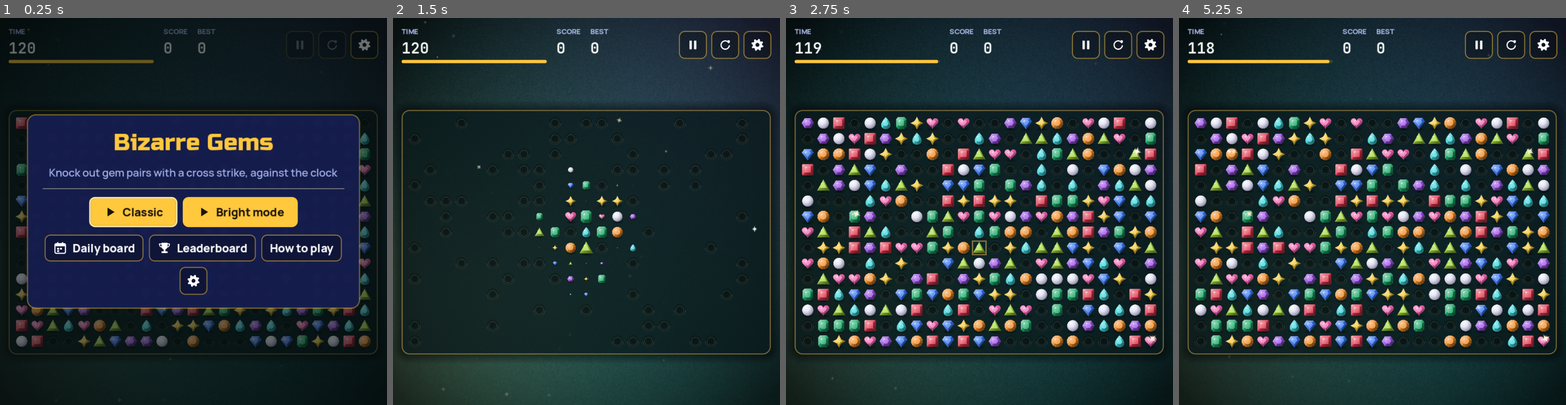
Above: before the commit, frames 1-4 (left to right).
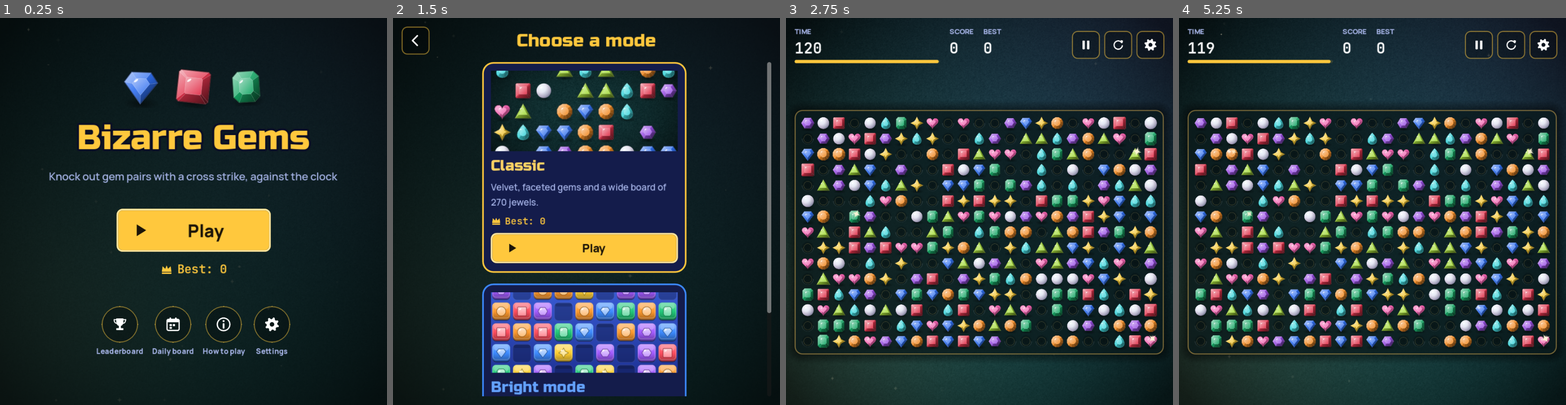
Above: after the commit, the same moments.

Repository: electrocrem/bizarre_gems
Game: Godot game, scene res://scenes/main.tscn
Two runs of this game, one before a commit and one after it. Both use one fixed random seed, a clock stepped at 60 frames per second and the inputs below. Sound files missing from this copy of the repository are replaced by a short silence.
Inputs (mouse positions are in pixels of both pictures, inside the frame that each line leads up to):
- Up to frame 1 (0.25 s): no input
- Up to frame 2 (1.5 s): click (586, 230) at 0.5 s, where only the run after the commit has a clickable "Play"; click (524, 211) at 1.25 s, where only the run before the commit has a clickable "Classic"
- Up to frame 3 (2.75 s): click (975, 246) at 2 s, where only the run after the commit has a clickable "Play"
- Up to frame 4 (5.25 s): tap Enter at 2.75 s; drag from (1372, 230) to (1411, 126) at 2.77 s; click (1480, 45) at 3.52 s; click (1511, 45) at 4.27 s; click "Resume" at 5 s

The runs differ from the first frame. In frame 1, 47% of the frame differs, in the area x 2-98%, y 2-88%; in frame 2, 53%, in the area x 0-100%, y 0-100%; in frame 3, 1.1%; in frame 4, less than 0.1%.

Commit message:
Home screen and mode selection like a casual mobile game
- Full-screen home: floating gems over a big title, a pulsing Play button,
  the best score, and round buttons for leaderboard, daily board, how to
  play and settings
- Play opens a mode screen with a card per mode (preview, description,
  best score, Play); Back returns home
- The game layer is hidden behind the menus; mode previews are generated
  from the game's own gem art

Co-Authored-By: Claude Opus 5.5 <noreply@anthropic.com>

Diff:
--- a/scripts/i18n.gd
+++ b/scripts/i18n.gd
@@ -64,6 +64,9 @@
 	"rule_bright": {"ru": "Яркий режим: крупные плитки, новое поле сразу, как кончились ходы, а крутые комбо перекрашивают поле.",
 		"en": "Bright mode: big tiles, a new board as soon as moves run out, and big combos repaint the board.",
 		"tr": "Parlak mod: büyük karolar, hamle bitince hemen yeni tahta ve büyük kombolar tahtayı yeniden boyar."},
+	"choose_mode": {"ru": "Выбор режима", "en": "Choose a mode", "tr": "Mod seç"},
+	"mode_classic_desc": {"ru": "Бархат, огранённые камни и широкое поле на 270 самоцветов.", "en": "Velvet, faceted gems and a wide board of 270 jewels.", "tr": "Kadife, kesme taşlar ve 270 mücevherlik geniş tahta."},
+	"mode_bright_desc": {"ru": "Крупные яркие плитки, новое поле, как кончились ходы, и смена цвета на комбо.", "en": "Big bright tiles, a new board when moves run out, and colours that change on combos.", "tr": "Büyük parlak karolar, hamle bitince yeni tahta ve kombolarda değişen renkler."},
 	"settings": {"ru": "Настройки", "en": "Settings", "tr": "Ayarlar"},
 	"sounds": {"ru": "Звуки", "en": "Sound effects", "tr": "Ses efektleri"},
 	"music_opt": {"ru": "Музыка", "en": "Music", "tr": "Müzik"},
--- a/scripts/main.gd
+++ b/scripts/main.gd
@@ -45,6 +45,8 @@
 	"calendar": preload("res://assets/ui/icon_calendar.png"),
 	"rotate": preload("res://assets/ui/icon_rotate.png"),
 	"crown": preload("res://assets/ui/icon_crown.png"),
+	"back": preload("res://assets/ui/icon_back.png"),
+	"info": preload("res://assets/ui/icon_info.png"),
 }
 
 var logic := BoardLogic.new()
@@ -118,7 +120,9 @@
 var bar_fill: StyleBoxFlat
 var bar_fill_low: StyleBoxFlat
 
-var menu_panel: PanelContainer
+var menu_panel: Control  ## the home screen (full screen)
+var mode_panel: Control  ## mode selection (full screen)
+var _menu_t := 0.0
 var pause_panel: PanelContainer
 var over_panel: PanelContainer
 var leaders_panel: PanelContainer
@@ -404,6 +408,15 @@
 
 
 func _process(delta: float) -> void:
+	if menu_panel.visible:
+		_menu_t += delta
+		for i in ui.home_gems.size():
+			var g: TextureRect = ui.home_gems[i]
+			g.rotation = sin(_menu_t * 1.3 + i * 1.7) * 0.12
+			g.scale = Vector2.ONE * (1.0 + 0.06 * sin(_menu_t * 2.0 + i * 2.1))
+		var pb: Button = ui.btn_home_play
+		pb.pivot_offset = pb.size / 2
+		pb.scale = Vector2.ONE * (1.0 + 0.035 * sin(_menu_t * 3.0))
 	if absf(score - shown_score) > 0.5:
 		shown_score = lerpf(shown_score, score, minf(1.0, delta * 10.0))
 	else:
@@ -510,7 +523,7 @@
 func _on_back() -> void:
 	if settings_panel.visible:
 		_close_settings()
-	elif rules_panel.visible:
+	elif rules_panel.visible or mode_panel.visible:
 		_show_panel(menu_panel)
 	elif leaders_panel.visible:
 		_show_panel(leaders_return)
@@ -1037,27 +1050,187 @@
 	return r
 
 
+## Home screen: floating gems over a big title, one big Play button, the best score, and a row
+## of round buttons (leaderboard, daily board, how to play, settings).
 func _build_menu() -> void:
-	var pv := _panel()
-	menu_panel = pv[0]
-	var v: VBoxContainer = pv[1]
-	ui.menu_title = _label("", f_display, 44, BRASS)
+	var home := MarginContainer.new()
+	home.set_anchors_preset(Control.PRESET_FULL_RECT)
+	for side in ["left", "right", "top", "bottom"]:
+		home.add_theme_constant_override("margin_" + side, 24)
+	menu_panel = home
+	add_child(home)
+	move_child(home, center.get_index())
+	var v := VBoxContainer.new()
+	v.alignment = BoxContainer.ALIGNMENT_CENTER
+	v.add_theme_constant_override("separation", 18)
+	home.add_child(v)
+
+	var gems := HBoxContainer.new()
+	gems.alignment = BoxContainer.ALIGNMENT_CENTER
+	gems.add_theme_constant_override("separation", 22)
+	ui.home_gems = []
+	for k in [1, 0, 2]:
+		var t := TextureRect.new()
+		t.texture = load("res://assets/gems/gem_%d.png" % k)
+		t.custom_minimum_size = Vector2(76, 76)
+		t.expand_mode = TextureRect.EXPAND_IGNORE_SIZE
+		t.stretch_mode = TextureRect.STRETCH_KEEP_ASPECT_CENTERED
+		t.pivot_offset = Vector2(38, 38)
+		gems.add_child(t)
+		ui.home_gems.append(t)
+	v.add_child(gems)
+
+	ui.menu_title = _label("", f_display, 64, BRASS)
 	ui.menu_title.autowrap_mode = TextServer.AUTOWRAP_WORD_SMART
+	ui.menu_title.add_theme_constant_override("outline_size", 16)
+	ui.menu_title.add_theme_color_override("font_outline_color", Color(0.04, 0.05, 0.15, 0.85))
 	ui.menu_tag = _para("")
 	ui.menu_tag.add_theme_color_override("font_color", MUTED)
 	v.add_child(ui.menu_title)
 	v.add_child(ui.menu_tag)
-	v.add_child(HSeparator.new())
-	# short on purpose so it fits any screen; the rules live in their own panel
-	ui.btn_play = _button("", "play", true, func(): start_game("classic"))
-	ui.btn_bright = _button("", "play", true, func(): Sfx.play("click"); start_game("bright"))
-	v.add_child(_row([ui.btn_play, ui.btn_bright]))
-	ui.btn_daily = _button("", "calendar", false, func(): Sfx.play("click"); start_game("", true))
-	ui.btn_leaders_menu = _button("", "trophy", false, func(): _open_leaders(menu_panel))
-	ui.btn_rules = _button("", "", false, func(): Sfx.play("click"); _show_panel(rules_panel))
-	ui.btn_settings_menu = _icon_button("settings", func(): _open_settings(menu_panel))
-	v.add_child(_row([ui.btn_daily, ui.btn_leaders_menu, ui.btn_rules, ui.btn_settings_menu]))
+
+	var gap := Control.new()
+	gap.custom_minimum_size.y = 12
+	v.add_child(gap)
+	ui.btn_home_play = _button("", "play", true, func(): Sfx.play("click"); _show_panel(mode_panel))
+	ui.btn_home_play.custom_minimum_size = Vector2(280, 78)
+	ui.btn_home_play.add_theme_font_size_override("font_size", 32)
+	ui.btn_home_play.add_theme_constant_override("icon_max_width", 34)
+	ui.btn_home_play.size_flags_horizontal = Control.SIZE_SHRINK_CENTER
+	v.add_child(ui.btn_home_play)
+	var brow := HBoxContainer.new()
+	brow.alignment = BoxContainer.ALIGNMENT_CENTER
+	brow.add_theme_constant_override("separation", 8)
+	brow.add_child(_crown(24))
+	ui.home_best = _label("", f_num, 22, BRASS)
+	brow.add_child(ui.home_best)
+	v.add_child(brow)
+
+	var gap2 := Control.new()
+	gap2.custom_minimum_size.y = 18
+	v.add_child(gap2)
+	var row := HBoxContainer.new()
+	row.alignment = BoxContainer.ALIGNMENT_CENTER
+	row.add_theme_constant_override("separation", 16)
+	ui.home_leaders = _round_button("trophy", func(): _open_leaders(menu_panel))
+	ui.home_daily = _round_button("calendar", func(): Sfx.play("click"); start_game("", true))
+	ui.home_rules = _round_button("info", func(): Sfx.play("click"); _show_panel(rules_panel))
+	ui.home_settings = _round_button("settings", func(): _open_settings(menu_panel))
+	for b in [ui.home_leaders, ui.home_daily, ui.home_rules, ui.home_settings]:
+		row.add_child(b)
+	v.add_child(row)
+	_build_modes()
 	_build_rules()
+
+
+func _crown(px: int) -> TextureRect:
+	var c := TextureRect.new()
+	c.texture = ICONS["crown"]
+	c.custom_minimum_size = Vector2(px, px)
+	c.expand_mode = TextureRect.EXPAND_IGNORE_SIZE
+	c.stretch_mode = TextureRect.STRETCH_KEEP_ASPECT_CENTERED
+	c.modulate = BRASS
+	c.size_flags_vertical = Control.SIZE_SHRINK_CENTER
+	return c
+
+
+## Round icon button with a caption under it, for the home screen's bottom row.
+func _round_button(icon_name: String, cb: Callable) -> VBoxContainer:
+	var box := VBoxContainer.new()
+	box.add_theme_constant_override("separation", 6)
+	var b := Button.new()
+	b.icon = ICONS[icon_name]
+	b.icon_alignment = HORIZONTAL_ALIGNMENT_CENTER
+	b.custom_minimum_size = Vector2(68, 68)
+	b.size_flags_horizontal = Control.SIZE_SHRINK_CENTER
+	b.add_theme_constant_override("icon_max_width", 30)
+	for st in ["normal", "hover", "pressed", "focus"]:
+		var sb: StyleBoxFlat = (theme.get_stylebox(st, "Button") as StyleBoxFlat).duplicate()
+		sb.set_corner_radius_all(34)
+		b.add_theme_stylebox_override(st, sb)
+	b.pressed.connect(cb)
+	var cap := _label("", f_bold, 14, MUTED)
+	cap.horizontal_alignment = HORIZONTAL_ALIGNMENT_CENTER
+	box.add_child(b)
+	box.add_child(cap)
+	box.set_meta("caption", cap)
+	return box
+
+
+## Mode selection: a card per mode with a preview, a short description, its best and Play.
+func _build_modes() -> void:
+	var root := MarginContainer.new()
+	root.set_anchors_preset(Control.PRESET_FULL_RECT)
+	for side in ["left", "right", "top", "bottom"]:
+		root.add_theme_constant_override("margin_" + side, 16)
+	mode_panel = root
+	add_child(root)
+	move_child(root, center.get_index())
+	var v := VBoxContainer.new()
+	v.add_theme_constant_override("separation", 14)
+	root.add_child(v)
+	var head := HBoxContainer.new()
+	var back := _icon_button("back", func(): Sfx.play("click"); _show_panel(menu_panel))
+	ui.mode_title = _label("", f_display, 34, BRASS)
+	ui.mode_title.horizontal_alignment = HORIZONTAL_ALIGNMENT_CENTER
+	ui.mode_title.size_flags_horizontal = Control.SIZE_EXPAND_FILL
+	var balance := Control.new()
+	balance.custom_minimum_size = Vector2(52, 52)
+	head.add_child(back)
+	head.add_child(ui.mode_title)
+	head.add_child(balance)
+	v.add_child(head)
+	var scroll := ScrollContainer.new()
+	scroll.horizontal_scroll_mode = ScrollContainer.SCROLL_MODE_DISABLED
+	scroll.size_flags_vertical = Control.SIZE_EXPAND_FILL
+	var cc := CenterContainer.new()
+	cc.size_flags_horizontal = Control.SIZE_EXPAND_FILL
+	cc.size_flags_vertical = Control.SIZE_EXPAND_FILL
+	var flow := HFlowContainer.new()
+	flow.alignment = FlowContainer.ALIGNMENT_CENTER
+	flow.add_theme_constant_override("h_separation", 20)
+	flow.add_theme_constant_override("v_separation", 20)
+	ui.mode_cards = []
+	for id in ["classic", "bright"]:
+		var card := PanelContainer.new()
+		var accent := BRASS if id == "classic" else Color("#3d8bff")
+		card.add_theme_stylebox_override("panel", _box(PANEL, accent, 3, 20, Vector4(16, 16, 16, 18)))
+		var cv := VBoxContainer.new()
+		cv.add_theme_constant_override("separation", 10)
+		var pv := TextureRect.new()
+		pv.texture = load("res://assets/ui/preview_%s.png" % id)
+		pv.custom_minimum_size = Vector2(0, 150)
+		pv.expand_mode = TextureRect.EXPAND_IGNORE_SIZE
+		pv.stretch_mode = TextureRect.STRETCH_KEEP_ASPECT_COVERED
+		pv.clip_contents = true
+		cv.add_child(pv)
+		ui["card_name_" + id] = _label("", f_display, 28, accent.lightened(0.2))
+		ui["card_desc_" + id] = _para("")
+		ui["card_desc_" + id].add_theme_font_size_override("font_size", 17)
+		ui["card_desc_" + id].add_theme_color_override("font_color", MUTED)
+		cv.add_child(ui["card_name_" + id])
+		cv.add_child(ui["card_desc_" + id])
+		var br := HBoxContainer.new()
+		br.add_theme_constant_override("separation", 6)
+		br.add_child(_crown(20))
+		ui["card_best_" + id] = _label("", f_num, 18, BRASS)
+		br.add_child(ui["card_best_" + id])
+		cv.add_child(br)
+		var mode_id: String = id
+		ui["card_play_" + id] = _button("", "play", true, func(): Sfx.play("click"); start_game(mode_id))
+		cv.add_child(ui["card_play_" + id])
+		card.add_child(cv)
+		flow.add_child(card)
+		ui.mode_cards.append(card)
+	cc.add_child(flow)
+	scroll.add_child(cc)
+	v.add_child(scroll)
+
+
+func _refresh_menu_bests() -> void:
+	ui.home_best.text = L.t("best") + ": " + str(Save.best_for(str(Save.mode)))
+	for id in ["classic", "bright"]:
+		ui["card_best_" + id].text = L.t("best") + ": " + str(Save.best_for(id))
 
 
 func _build_rules() -> void:
@@ -1238,7 +1411,7 @@
 
 
 func _current_panel() -> Control:
-	for p in [menu_panel, pause_panel, over_panel, leaders_panel, rules_panel]:
+	for p in [menu_panel, mode_panel, pause_panel, over_panel, leaders_panel, rules_panel]:
 		if p.visible:
 			return p
 	return null
@@ -1260,13 +1433,17 @@
 	ui.how.text = L.t("how_title")
 	for k in ["rule1", "rule2", "rule3", "rule4", "rule5", "rule_bright", "pay2", "pay3", "pay4", "pay_combo", "pay_precise", "pay_shine"]:
 		ui[k].text = L.t(k)
-	ui.btn_play.text = L.t("mode_classic")
-	ui.btn_rules.text = L.t("how_title")
+	ui.btn_home_play.text = L.t("play")
+	ui.mode_title.text = L.t("choose_mode")
+	for id in ["classic", "bright"]:
+		ui["card_name_" + id].text = L.t("mode_" + id)
+		ui["card_desc_" + id].text = L.t("mode_%s_desc" % id)
+		ui["card_play_" + id].text = L.t("play")
+	for pair in [[ui.home_leaders, "leaders"], [ui.home_daily, "daily"], [ui.home_rules, "how_title"], [ui.home_settings, "settings"]]:
+		(pair[0].get_meta("caption") as Label).text = L.t(pair[1])
+	_refresh_menu_bests()
 	ui.btn_close_rules.text = L.t("close")
-	ui.btn_bright.text = L.t("mode_bright")
 	ui.btn_shuffle.text = L.t("shuffle_ad")
-	ui.btn_leaders_menu.text = L.t("leaders")
-	ui.btn_daily.text = L.t("daily")
 	ui.pause_title.text = L.t("paused")
 	ui.btn_resume.text = L.t("resume")
 	ui.btn_menu_pause.text = L.t("menu")
@@ -1296,7 +1473,11 @@
 
 func _show_panel(p: Control) -> void:
 	var was_dim := dim.visible
-	for x in [menu_panel, pause_panel, over_panel, leaders_panel, settings_panel, rules_panel]:
+	var on_menu := p == menu_panel or p == mode_panel
+	if on_menu:
+		_refresh_menu_bests()
+	margin.visible = not on_menu  # the game layer stays out of sight behind the menus
+	for x in [menu_panel, mode_panel, pause_panel, over_panel, leaders_panel, settings_panel, rules_panel]:
 		x.visible = x == p
 	dim.visible = p != null
 	btn_pause.disabled = state != State.PLAYING
@@ -1312,7 +1493,7 @@
 		var tw := create_tween().set_parallel()
 		tw.tween_property(p, "modulate:a", 1.0, 0.18)
 		tw.tween_property(p, "scale", Vector2.ONE, 0.24).set_trans(Tween.TRANS_BACK).set_ease(Tween.EASE_OUT)
-		var first := _first_button(p)
+		var first: Button = ui["card_play_" + str(Save.mode)] if p == mode_panel else _first_button(p)
 		if first:
 			first.grab_focus.call_deferred()
 
@@ -1459,10 +1640,12 @@
 	hud.add_theme_constant_override("separation", 10 if compact else 22)
 	combo_box.custom_minimum_size.x = 64 if compact else 96
 	var w := clampf(s.x - (24 if compact else 40), 260, 620)
-	for p in [menu_panel, pause_panel, over_panel, leaders_panel, settings_panel, rules_panel]:
+	for p in [pause_panel, over_panel, leaders_panel, settings_panel, rules_panel]:
 		p.custom_minimum_size.x = w
 		p.add_theme_stylebox_override("panel", panel_style_compact if compact else panel_style)
-	ui.menu_title.add_theme_font_size_override("font_size", 34 if compact else 44)
+	ui.menu_title.add_theme_font_size_override("font_size", 46 if s.x < 600 else 64)
+	for card in ui.mode_cards:
+		card.custom_minimum_size.x = clampf(s.x - 48, 260, 380)
 	ui.over_score.add_theme_font_size_override("font_size", 52 if compact else 72)
 	board.frame_pad = 5.0 if compact else 10.0
 	_relayout_board.call_deferred()
Binary file added: assets/ui/icon_back.png
Not shown, added: assets/ui/icon_back.png.import
Binary file added: assets/ui/icon_info.png
Not shown, added: assets/ui/icon_info.png.import
Binary file added: assets/ui/preview_bright.png
Not shown, added: assets/ui/preview_bright.png.import
Binary file added: assets/ui/preview_classic.png
Not shown, added: assets/ui/preview_classic.png.import
Not shown, changed: tools/gen_assets.py
